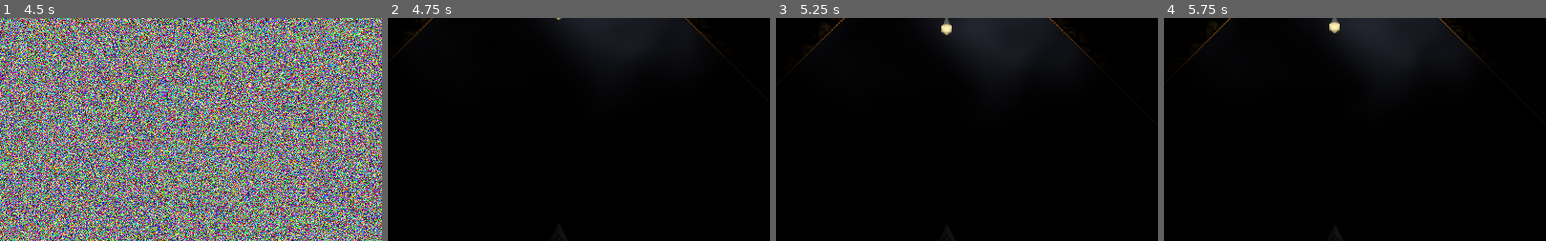
Above: before the commit, frames 1-4 (left to right).
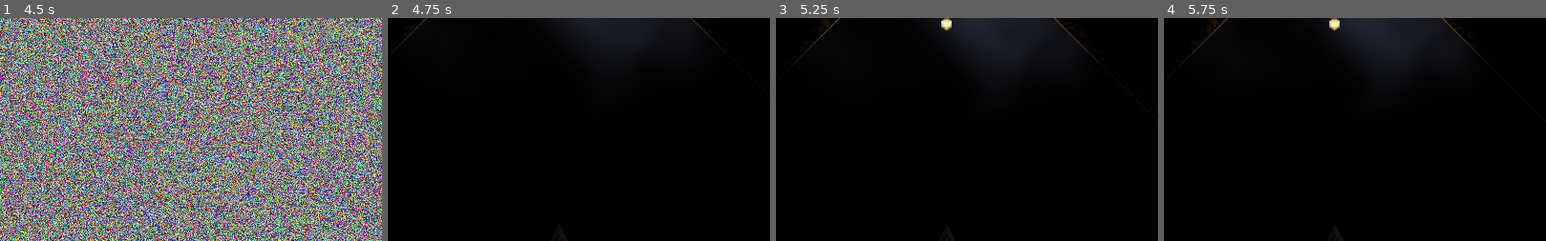
Above: after the commit, the same moments.

Repository: maximinus/scheme7
Game: Godot game, scene res://scenes/Interface/Dialog/Dialog.tscn
Two runs of this game, one before a commit and one after it. Both use one fixed random seed, a clock stepped at 60 frames per second and the inputs below. The engine's default icon, where the game draws it, is replaced by a stand-in: a white triangle on a blue panel in a dark square. Sound files missing from this copy of the repository are replaced by a short silence.
Inputs:
- Up to frame 1 (4.5 s): tap Enter (Enter) at 0.5, 0.6, 2, 2.75, 3.5, 3.6 s; hold D (RightTurn) 0.53-1.28 s; tap Space (FireLaser) at 1.25, 1.35, 4.35 s; hold M (download) 1.28-2.03 s; hold D (RightTurn) 2.03-2.78 s; tap K (FullBeam) at 2.1 s; hold W (Thrust) 2.78-3.53 s; tap L (Lights) at 2.85 s; hold A (LeftTurn) from 3.53 s (still down)
- Up to frame 2 (4.75 s): keep holding A (LeftTurn)
- Up to frame 3 (5.25 s): release A (LeftTurn) at 5.03 s; hold M (download) from 5.03 s (still down); tap K (FullBeam) at 5.1 s
- Up to frame 4 (5.75 s): keep holding M (download)
The pictures show only the part of the screen within x 28-78%, y 0-50%; the shares and areas given below are measured in that part.

Frame 1 is identical in both runs. In frame 2, 0.3% of the frame differs, in the area x 2-87%, y 0-17%; in frame 3, 0.6%, in the area x 5-85%, y 0-22%; in frame 4, 0.5%.

Commit message:
Player can start already landed

Diff:
--- a/Scheme7/scenes/Interface/Dialog/Dialog.gd
+++ b/Scheme7/scenes/Interface/Dialog/Dialog.gd
@@ -28,6 +28,7 @@
 	Globals.ship.shield = ShieldOff.new()
 	Globals.ship.rocket = RocketOff.new()
 	Globals.ship.reset()
+	Globals.ship.status.landed = true
 
 func _process(_delta):
 	# if the timer is on, do nothing
--- a/Scheme7/scenes/Levels/tutorial_levels/tutorial_1/tutorial_1.tscn
+++ b/Scheme7/scenes/Levels/tutorial_levels/tutorial_1/tutorial_1.tscn
@@ -94,11 +94,12 @@
 [node name="SimpleLight" parent="Lights" instance=ExtResource( 2 )]
 position = Vector2( 512, 64 )
 rotation = 3.14159
+cycle_length = 5.0
 strength = 1.5
 direction = 1
 
 [node name="Player" parent="." instance=ExtResource( 5 )]
-position = Vector2( 512, 416 )
+position = Vector2( 512, 423.95 )
 
 [node name="Camera2D" type="Camera2D" parent="Player"]
 current = true
--- a/Scheme7/scenes/Player/Player.gd
+++ b/Scheme7/scenes/Player/Player.gd
@@ -48,6 +48,9 @@
 	ship.reset()
 
 func _process(delta: float) -> void:
+
+	print(position)
+
 	# update general access area
 	ship.position = position
 	if processing == false:
